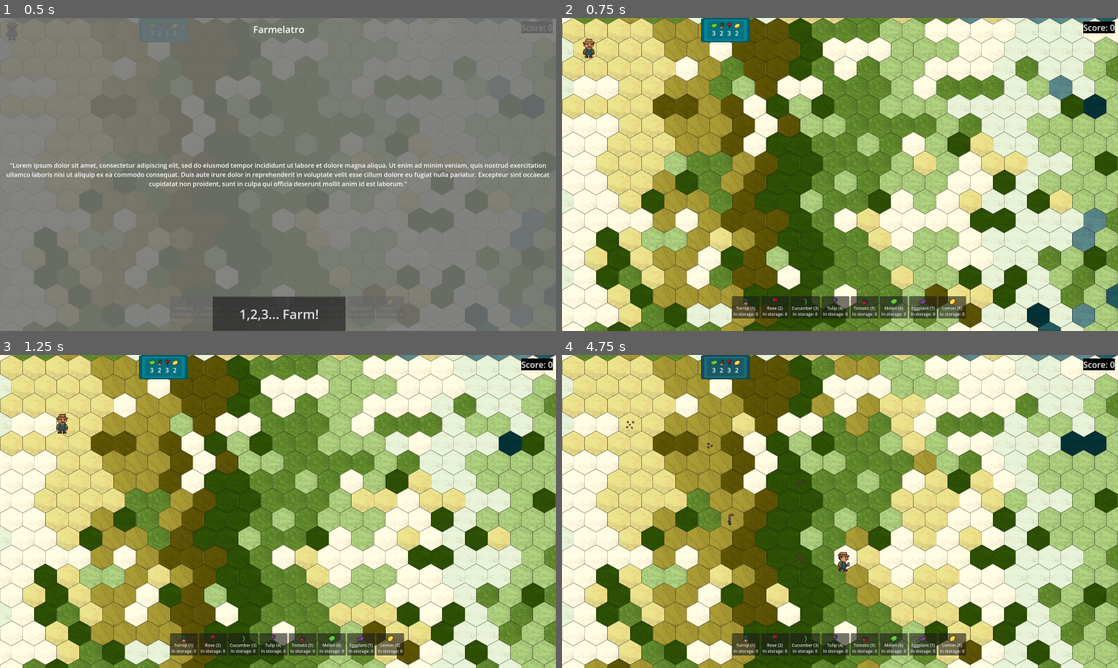
Above: before the commit, frames 1-4 (two rows, left to right).
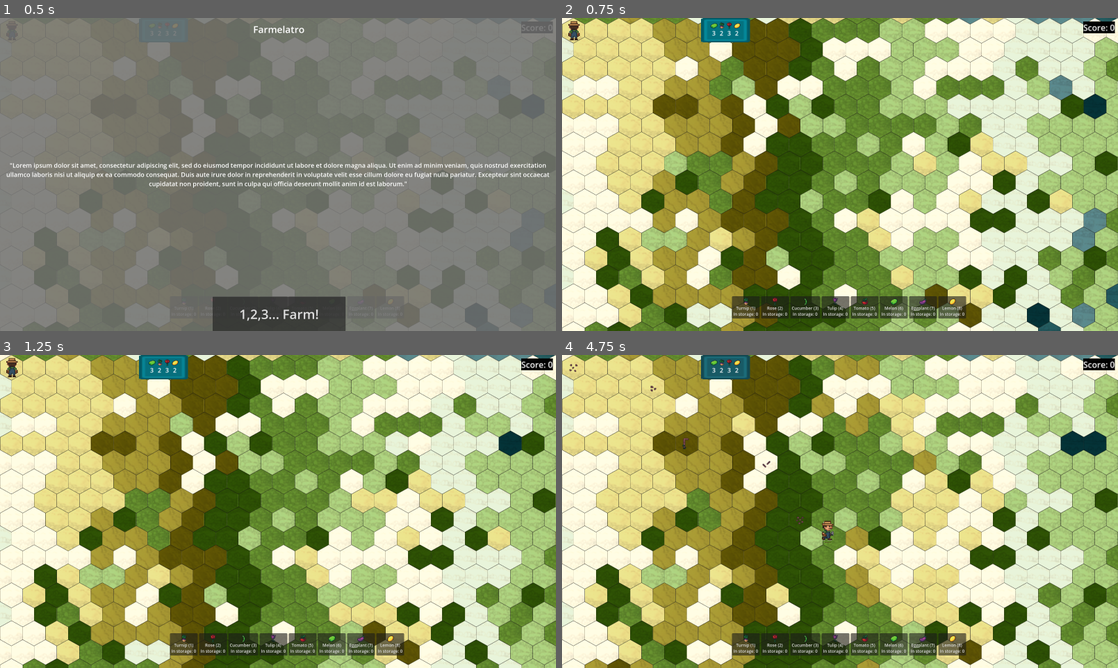
Above: after the commit, the same moments.

Repository: BlueDespero/slavicgamejam2025
Game: Godot game, scene res://main.tscn
Two runs of this game, one before a commit and one after it. Both use one fixed random seed, a clock stepped at 60 frames per second and the inputs below.
Inputs (mouse positions are in pixels of both pictures, inside the frame that each line leads up to):
- Up to frame 1 (0.5 s): no input
- Up to frame 2 (0.75 s): click "1,2,3... Farm!" at 0.5 s
- Up to frame 3 (1.25 s): no input
- Up to frame 4 (4.75 s): tap Enter at 1.25 s; move the mouse to (962, 495) at 1.27 s; tap 1 at 1.35 s; click (962, 495) at 1.42 s; tap Space at 1.52, 2.27, 3.77, 4.52 s; move the mouse to (728, 527) at 2.02 s; tap 2 at 2.1 s; click (728, 527) at 2.17 s; move the mouse to (895, 442) at 2.77 s; tap 3 at 2.85 s; click (895, 442) at 2.92 s; move the mouse to (812, 574) at 3.52 s; tap 4 at 3.6 s; click (812, 574) at 3.67 s; move the mouse to (1006, 558) at 4.27 s; tap 5 at 4.35 s; click (1006, 558) at 4.42 s

Frame 1 is identical in both runs. In frame 2, 0.2% of the frame differs, in the area x 1-6%, y 0-13%; in frame 3, 0.2%; in frame 4, 0.4%, in the area x 1-52%, y 2-70%.

Commit message:
Dont move on button click

Diff:
--- a/player/player.gd
+++ b/player/player.gd
@@ -9,7 +9,7 @@
 	screen_size = get_viewport_rect().size
 	target_position = global_position
 
-func _input(event):
+func _unhandled_input(event: InputEvent) -> void:
 	if (
 		event is InputEventMouseButton
 		and event.button_index == MOUSE_BUTTON_LEFT and event.is_pressed()
